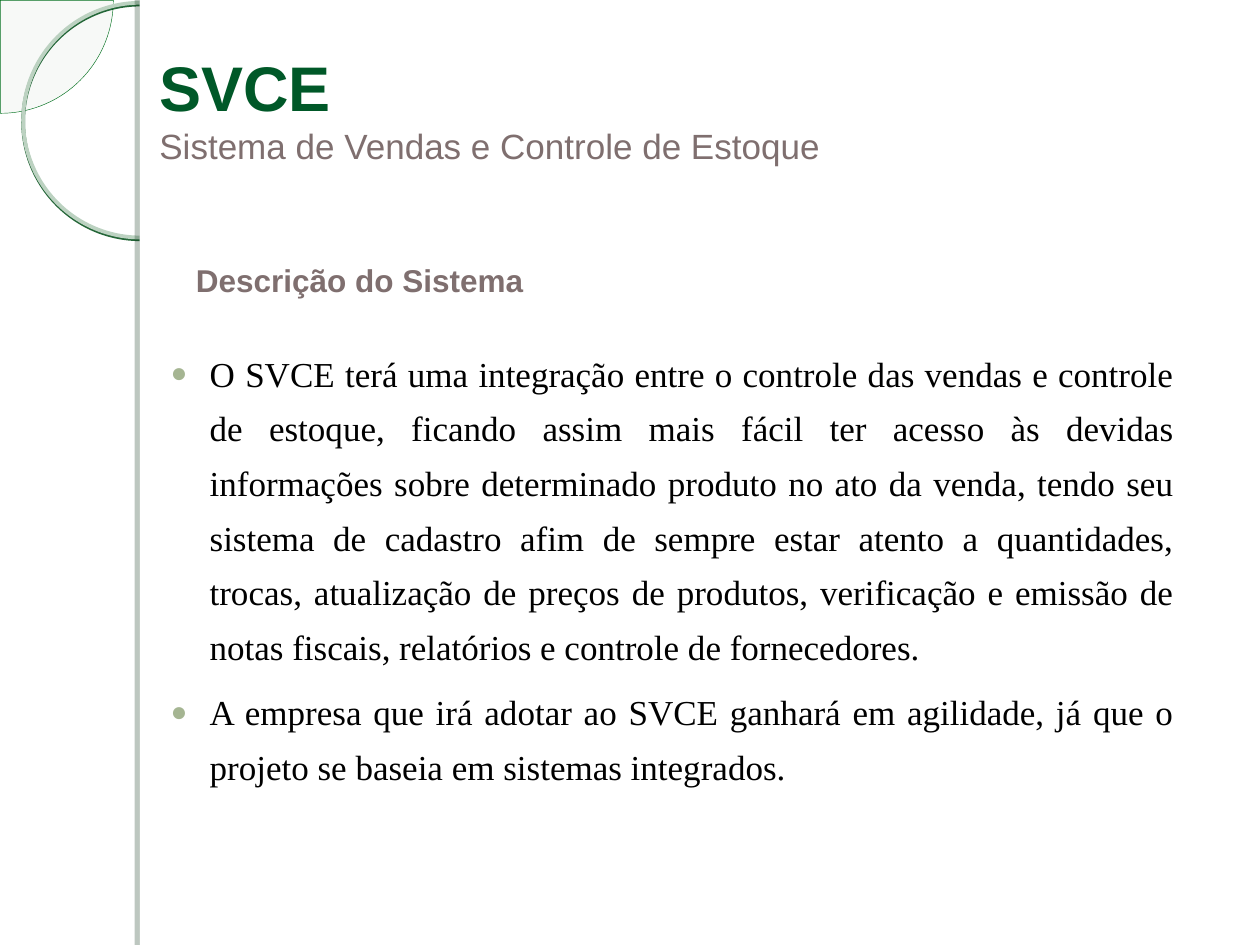
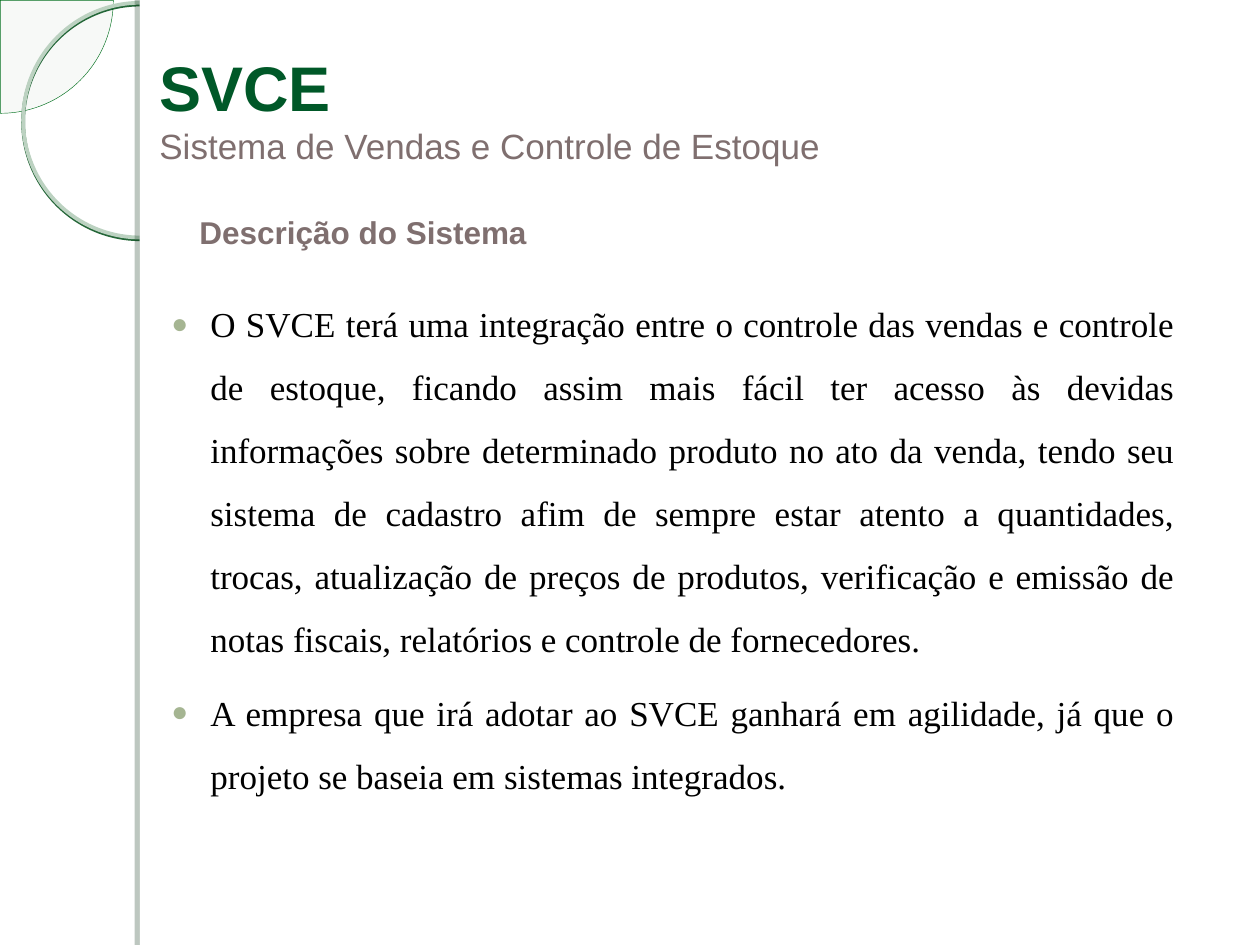
Before and after one commit to ViniciusConsultor/contentsystem, a slide deck: slide 3 of documentacao/Apresentação/Apresentacao-SVCE.ppt (slide 4 before the commit). Drawn at 1260x945 pixels with LibreOffice and Linux fonts; fonts in the diff are those of the drawing; background and template pictures are left out. Boxes give left, top, right and bottom in pixels: in the first picture for what was removed or moved away, otherwise in the second. Text is boxed around its words. In the diff, an @@ line names an element or a change of style, - is before the commit and + after.

```diff
--- a/documentacao/Apresentação/Apresentacao-SVCE.ppt
+++ b/documentacao/Apresentação/Apresentacao-SVCE.ppt
@@ text "Descrição do Sistema": place and size @@
-text "Descrição do Sistema" at (196, 269, 523, 298)
+text "Descrição do Sistema" at (199, 221, 527, 250)
@@ text "O SVCE terá uma integração ...": place and size @@
-text "O SVCE terá uma integração ..." at (210, 362, 1173, 787)
+text "O SVCE terá uma integração ..." at (210, 312, 1174, 796)
@@ text "O SVCE terá uma integração ..." at (210, 312, 1174, 796): line spacing 1.3 to 1.5 @@
```
Also in this commit, not shown: 1 other slide changed, 1 slide added, 2 slides removed.
